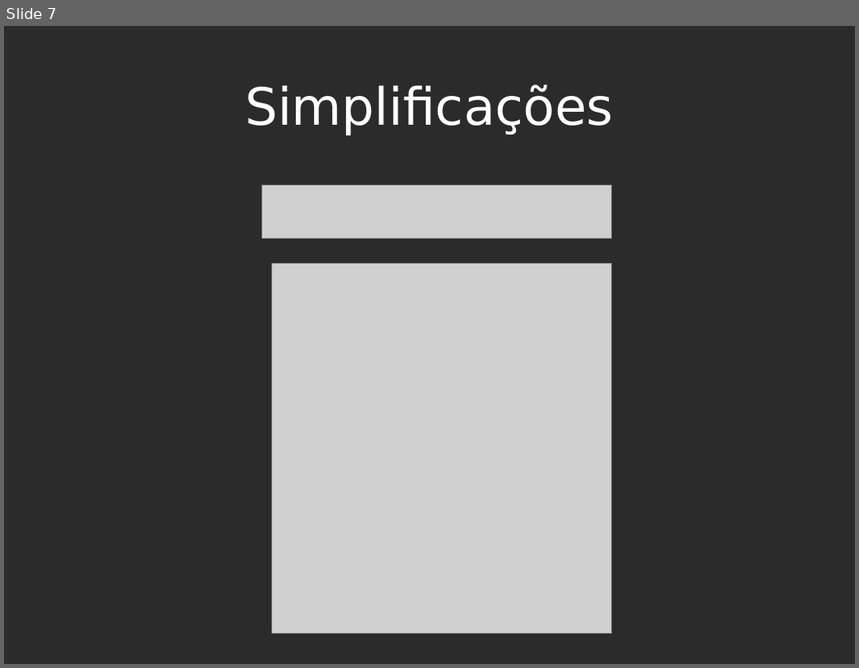
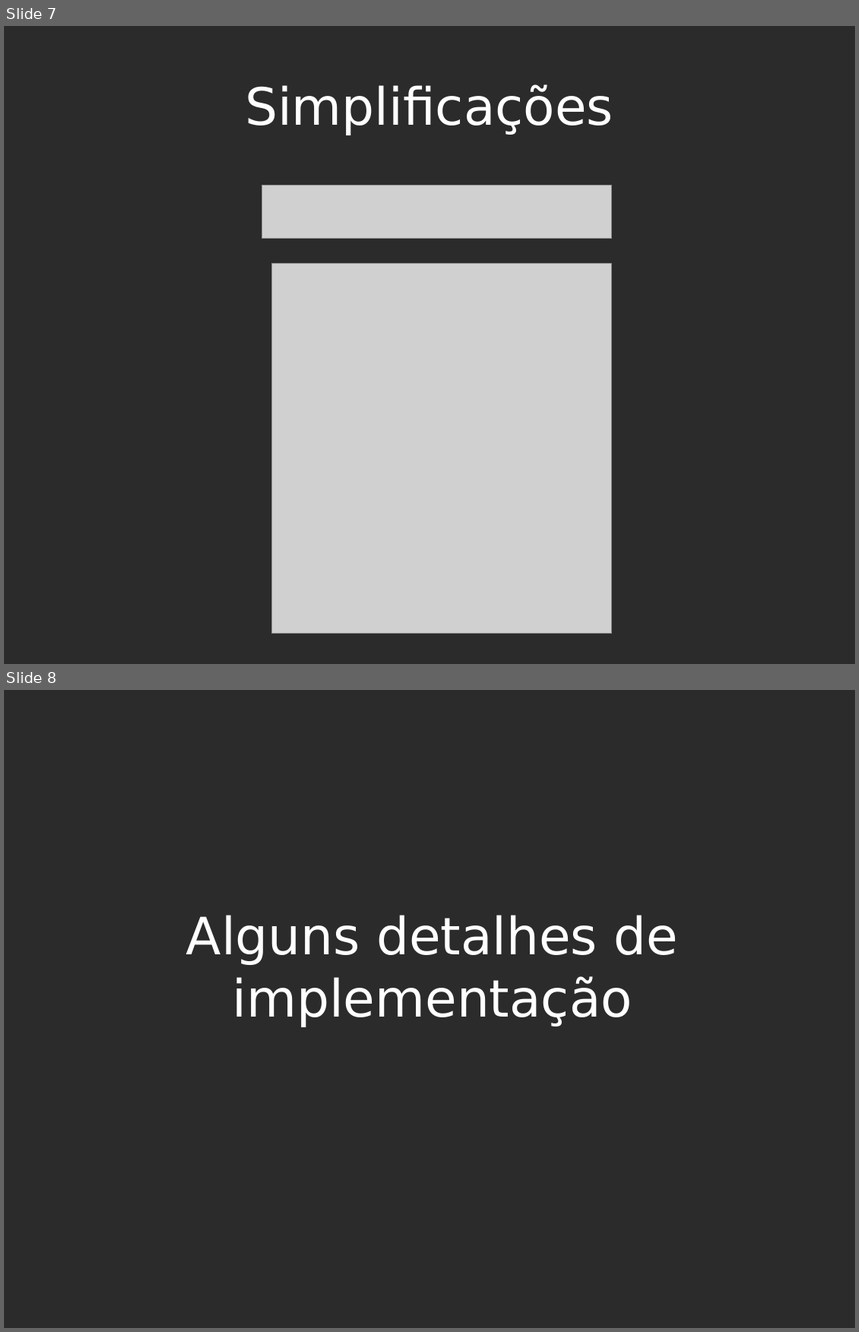
Before and after one commit to ArthurCarmo/mini-cas, a slide deck: doc/pmini-cas06.odp. Shown one above the other, each under a label of ours: slide 7 before the commit, slides 7 and 8 after it. The pictures are 859x668 and 859x1332 pixels, drawn with LibreOffice and Linux fonts; fonts in the diff are those of the drawing; grey boxes stand for pictures; background and template pictures are left out; a plain dark background stands for a picture behind light text. Boxes give left, top, right and bottom in pixels: in the first picture for what was removed or moved away, otherwise in the second. Text is boxed around its words. In the diff, an @@ line names an element or a change of style, - is before the commit and + after.

```diff
--- a/doc/pmini-cas06.odp
+++ b/doc/pmini-cas06.odp
@@ slide 8 added at <box>4,690,855,1328</box>, background picture (left out) @@
@@ title added at <box>186,915,679,1027</box>, 48 pt, text #FFFFFF @@
+Alguns detalhes de implementação
```
Also in this commit, not shown: 1 slide changed, 5 other slides added, 4 other files.
